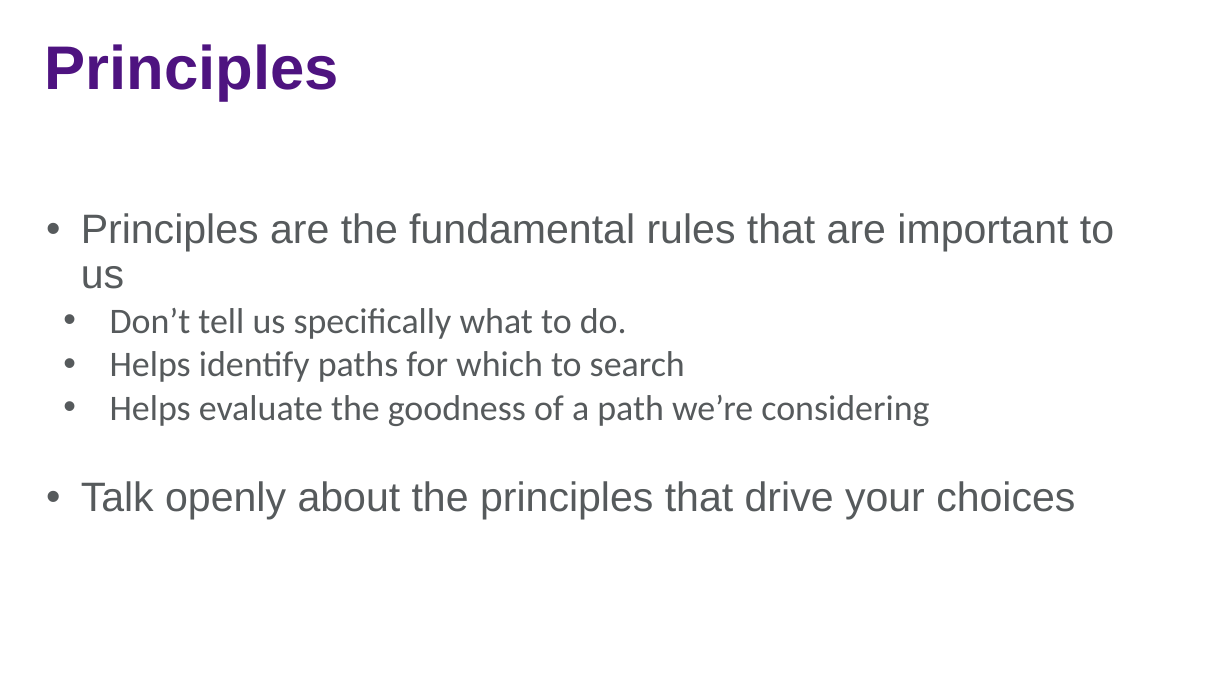
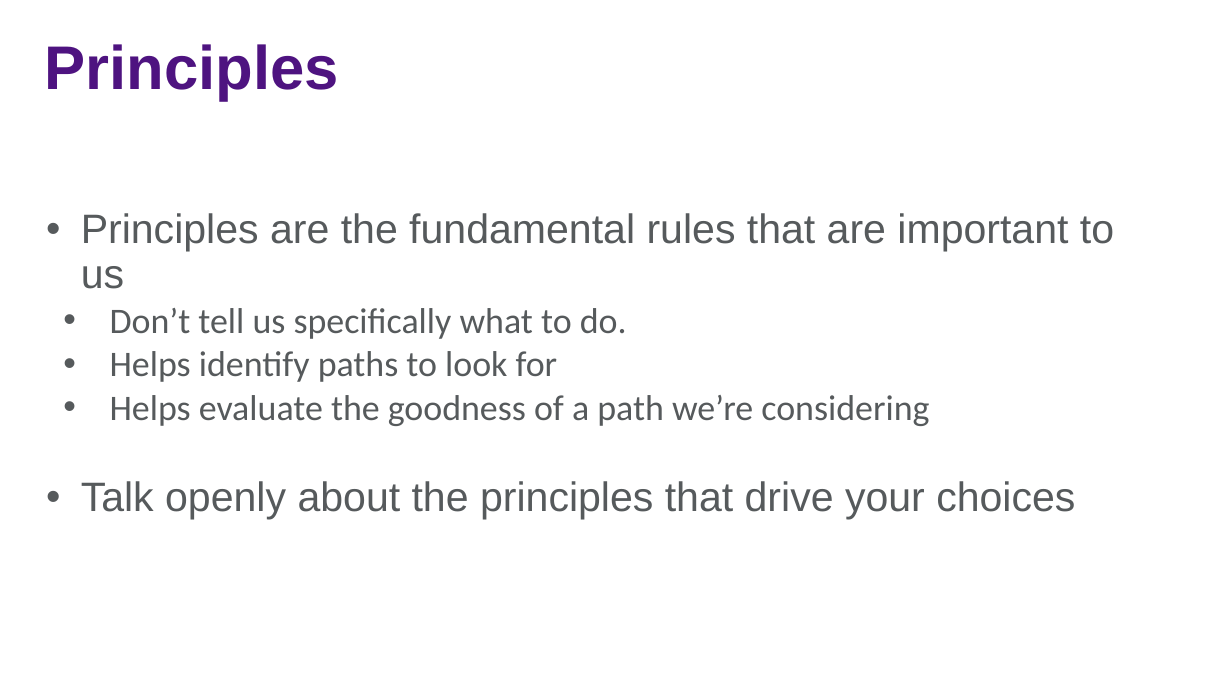
Before and after one commit to jasonjwood/presentations, a slide deck: slide 14 of InFusion2016 - Getting It Done - Jason Wood.pptx. Drawn at 1232x693 pixels with LibreOffice and Linux fonts; fonts in the diff are those of the drawing; background and template pictures are left out. Boxes give left, top, right and bottom in pixels: in the first picture for what was removed or moved away, otherwise in the second. Text is boxed around its words. In the diff, an @@ line names an element or a change of style, - is before the commit and + after.

```diff
--- a/InFusion2016 - Getting It Done - Jason Wood.pptx
+++ b/InFusion2016 - Getting It Done - Jason Wood.pptx
@@ text at [110,351,558,382]: text changed @@
-  • Helps identify paths for which to search
+  • Helps identify paths to look for
```
Also in this commit, not shown: 11 other slides changed, 1 slide added.
